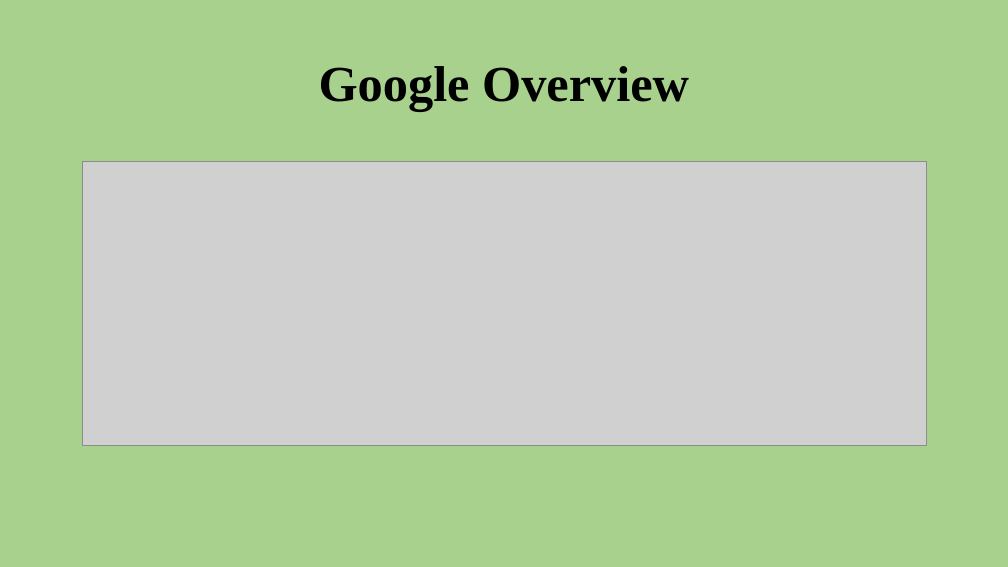
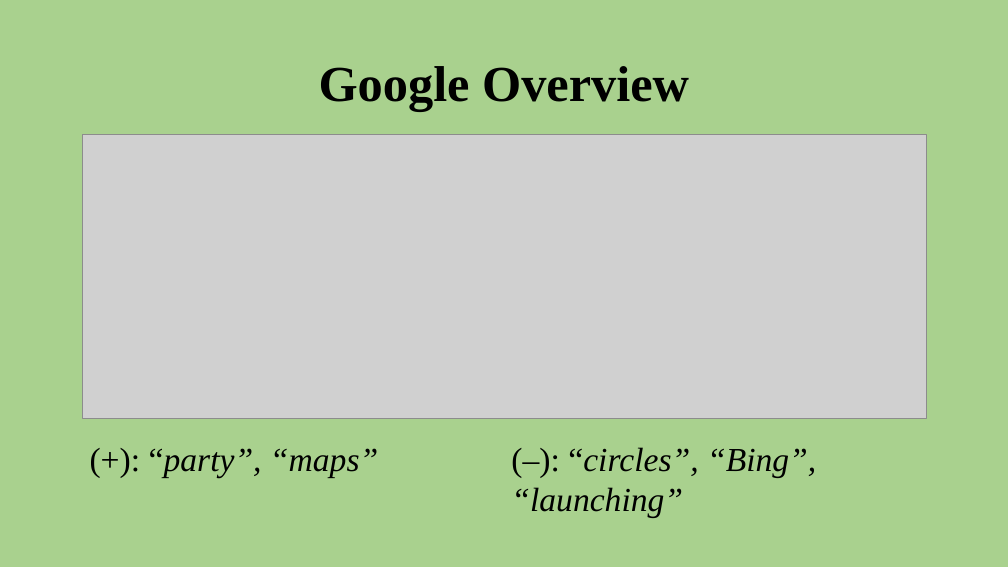
Before and after one commit to aarongalbraith/flatiron-phase4-project, a slide deck: slide 8 of presentation.pptx. Drawn at 1008x567 pixels with LibreOffice and Linux fonts; fonts in the diff are those of the drawing; grey boxes stand for pictures. Boxes give left, top, right and bottom in pixels: in the first picture for what was removed or moved away, otherwise in the second. Text is boxed around its words. In the diff, an @@ line names an element or a change of style, - is before the commit and + after.

```diff
--- a/presentation.pptx
+++ b/presentation.pptx
@@ picture: place and size @@
-picture at <box>82,162,926,445</box>
+picture at <box>82,135,926,418</box>
@@ text added at <box>149,448,378,477</box>, 32 pt, text #000000, italic @@
+(+): “party”, “maps”
@@ text added at <box>511,447,816,518</box>, 32 pt, text #000000, italic @@
+(–): “circles”, “Bing”, “launching”
```
Also in this commit, not shown: 3 other slides changed, 2 slides added, 2 slides removed, 1 other file.
